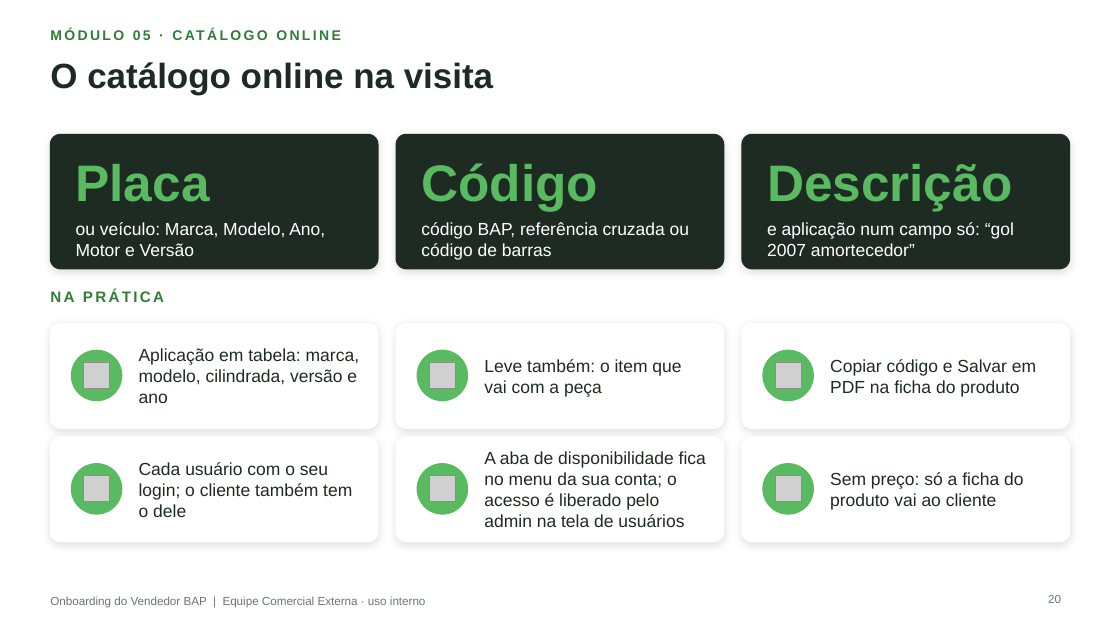
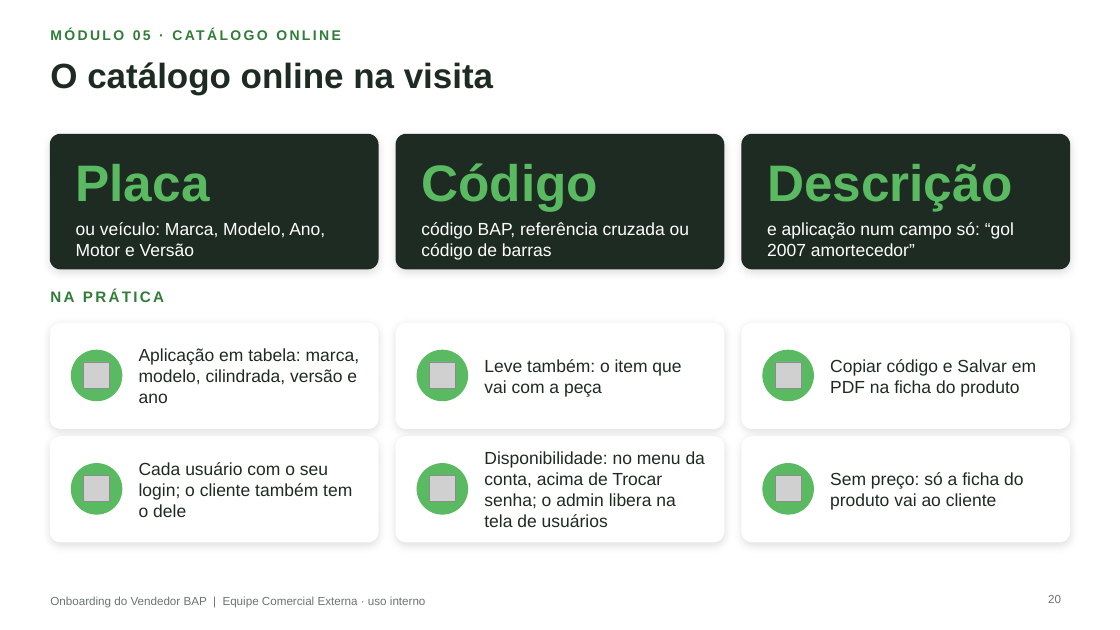
Before and after one commit to aloirr/bapajudacatalogo, a slide deck: slide 20 of catalogo_grafico/entregas/Treinamento_Onboarding_Vendedor_BAP_Vendedores.pptx. Drawn at 1120x630 pixels with LibreOffice and Linux fonts; fonts in the diff are those of the drawing; grey boxes stand for pictures; background and template pictures are left out. Boxes give left, top, right and bottom in pixels: in the first picture for what was removed or moved away, otherwise in the second. Text is boxed around its words. In the diff, an @@ line names an element or a change of style, - is before the commit and + after.

```diff
--- a/catalogo_grafico/entregas/Treinamento_Onboarding_Vendedor_BAP_Vendedores.pptx
+++ b/catalogo_grafico/entregas/Treinamento_Onboarding_Vendedor_BAP_Vendedores.pptx
@@ text at [484,451,705,527]: text changed @@
-A aba de disponibilidade fica no menu da sua conta; o acesso é liberado pelo admin na tela de usuários
+Disponibilidade: no menu da conta, acima de Trocar senha; o admin libera na tela de usuários
```
Also in this commit, not shown: 14 other slides changed, 30 other files.
